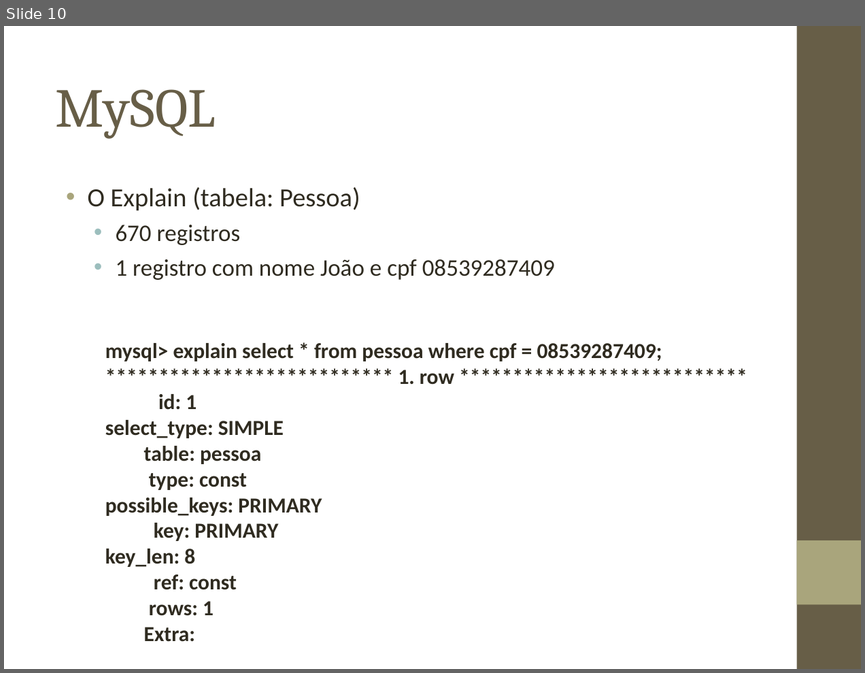
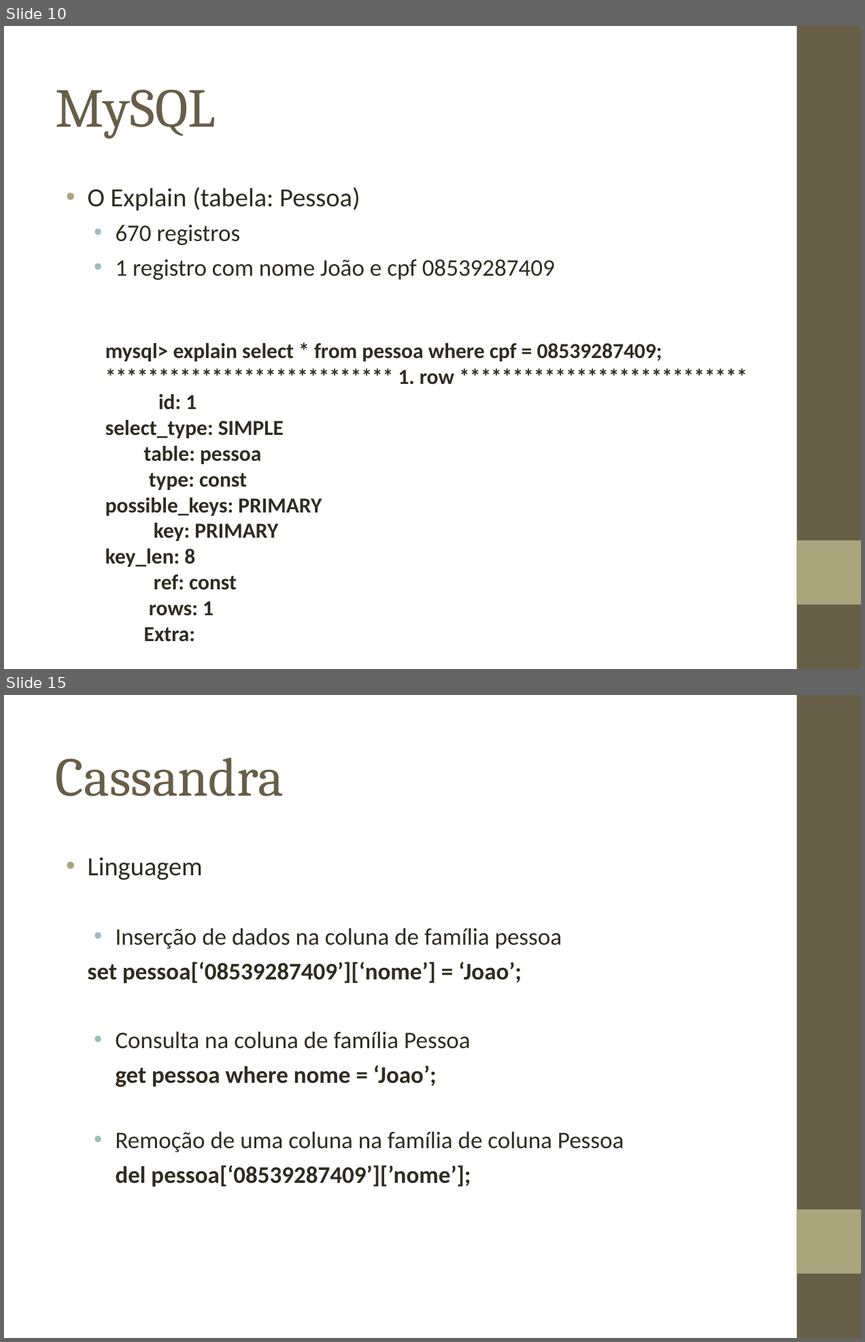
Before and after one commit to biacpaixao/Projeto_Final, a slide deck: apresentacao_projeto_final.ppt. Shown one above the other, each under a label of ours: slide 10 before the commit, slides 10 and 15 after it; the slides between them are not shown. The pictures are 865x673 and 865x1342 pixels, drawn with LibreOffice and Linux fonts; fonts in the diff are those of the drawing; background and template pictures are left out. Boxes give left, top, right and bottom in pixels: in the first picture for what was removed or moved away, otherwise in the second. Text is boxed around its words. In the diff, an @@ line names an element or a change of style, - is before the commit and + after.

```diff
--- a/apresentacao_projeto_final.ppt
+++ b/apresentacao_projeto_final.ppt
@@ slide 15 added at box(4, 695, 861, 1338), background picture (left out); not listed: 2 template elements that a slide beside it also shows @@
@@ title added at box(56, 758, 283, 796), 46 pt, text #675E47 @@
+Cassandra
@@ text added at box(88, 857, 624, 1187), 20 pt, text #2F2B20 @@
+• Linguagem
+  • Inserção de dados na coluna de família pessoa
+set pessoa[‘08539287409’][‘nome’] = ‘Joao’;
+  • Consulta na coluna de família Pessoa
+  get pessoa where nome = ‘Joao’;
+  • Remoção de uma coluna na família de coluna Pessoa
+  del pessoa[‘08539287409’][’nome’];
```
Also in this commit, not shown: 13 slides changed, 3 other slides added, 1 slide removed, 2 other files.
